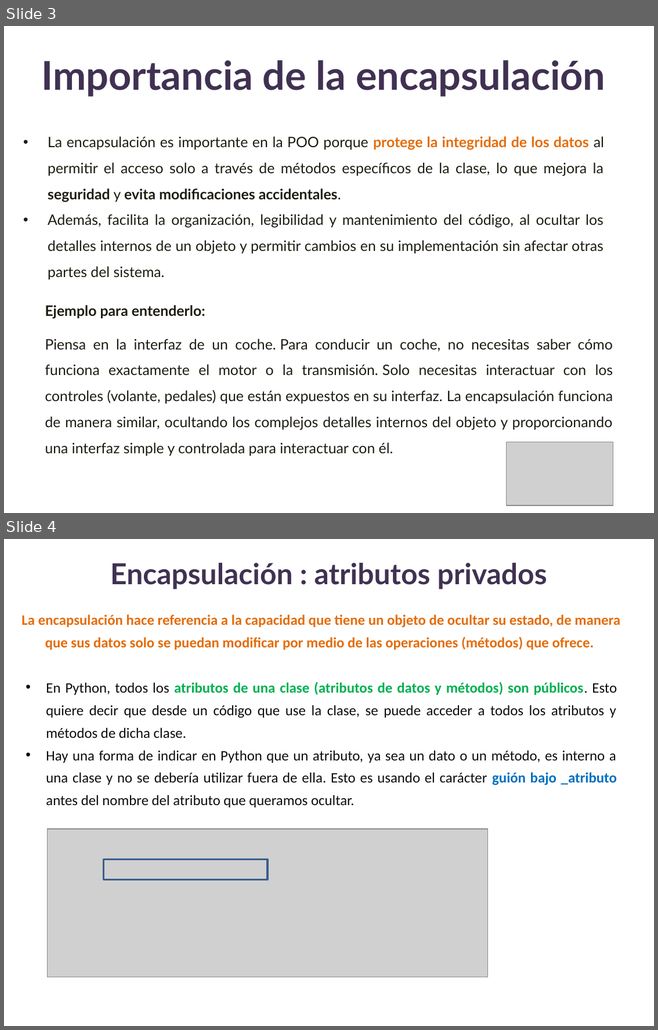
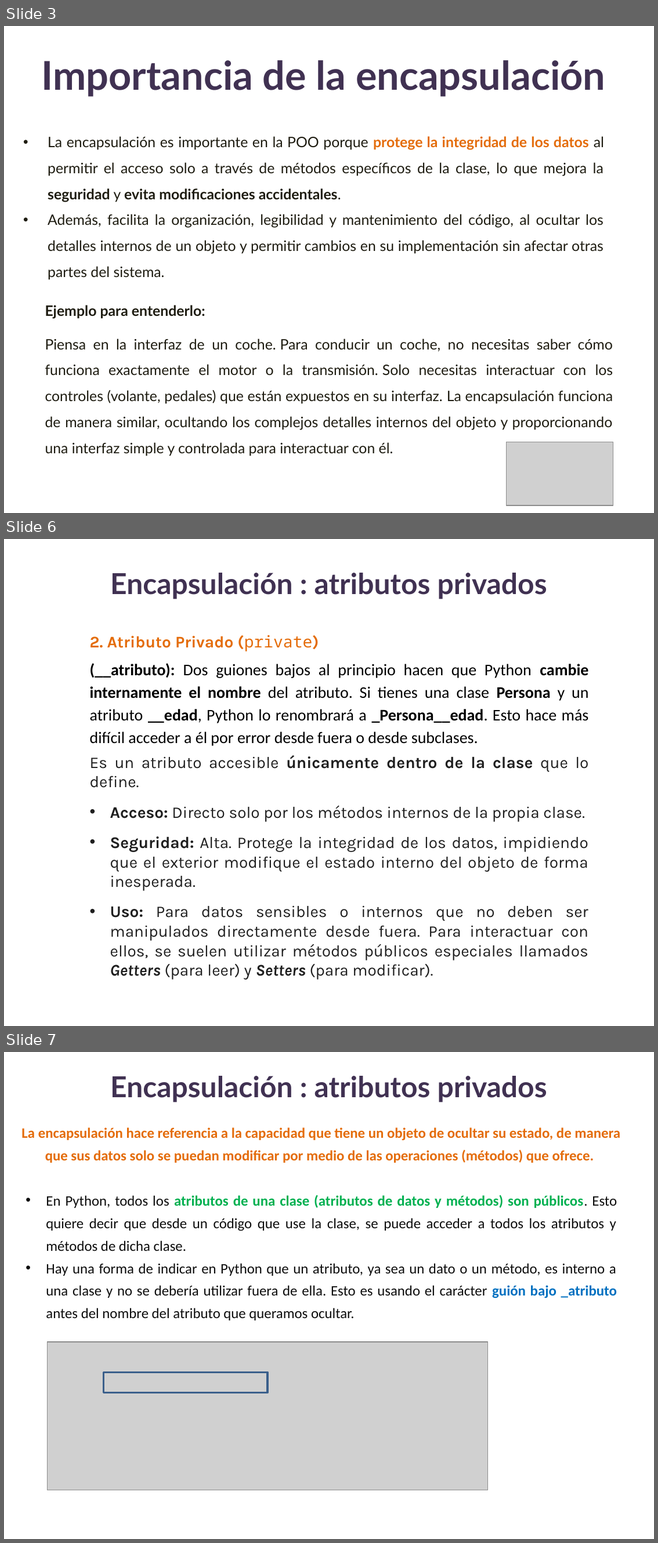
Before and after one commit to lizetheP/Analitica, a slide deck: Calendario2026/presentaciones/15_POO_Encapsulamiento.pptx. Shown one above the other, each under a label of ours: slides 3 and 4 before the commit, slides 3, 6 and 7 after it; the slides between them are not shown. The pictures are 658x1030 and 658x1543 pixels, drawn with LibreOffice and Linux fonts; fonts in the diff are those of the drawing; grey boxes stand for pictures. Boxes give left, top, right and bottom in pixels: in the first picture for what was removed or moved away, otherwise in the second. Text is boxed around its words. In the diff, an @@ line names an element or a change of style, - is before the commit and + after.

```diff
--- a/Calendario2026/presentaciones/15_POO_Encapsulamiento.pptx
+++ b/Calendario2026/presentaciones/15_POO_Encapsulamiento.pptx
@@ slide 6 added at [4,539,654,1026], background #FFFFFF @@
@@ text added at [110,573,547,599], 32 pt, text #403152, bold @@
+Encapsulación : atributos privados
@@ text added at [90,635,589,980], 18 pt, text #1F1F1F @@
+2. Atributo Privado (private)
+(__atributo): Dos guiones bajos al principio hacen que Python cambie internamente el nombre del atributo. Si tienes una clase Persona y un atributo __edad, Python lo renombrará a _Persona__edad. Esto hace más difícil acceder a él por error desde fuera o desde subclases.
+Es un atributo accesible únicamente dentro de la clase que lo define.
+• Acceso: Directo solo por los métodos internos de la propia clase.
+• Seguridad: Alta. Protege la integridad de los datos, impidiendo que el exterior modifique el estado interno del objeto de forma inesperada.
+• Uso: Para datos sensibles o internos que no deben ser manipulados directamente desde fuera. Para interactuar con ellos, se suelen utilizar métodos públicos especiales llamados Getters (para leer) y Setters (para modificar).
@@ what was slide 4 is now slide 7 @@
```
Also in this commit, not shown: 2 other slides added.
